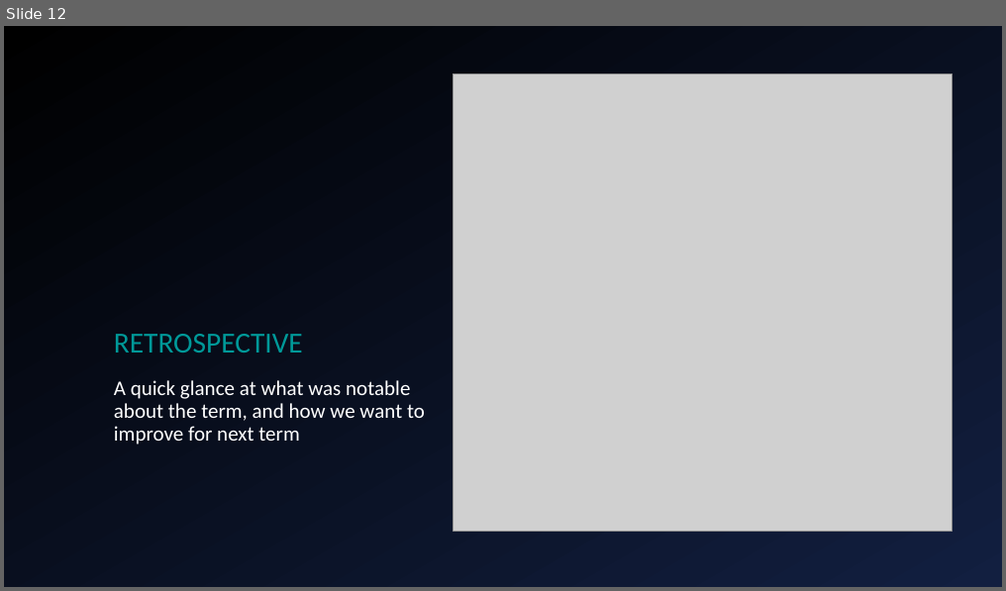
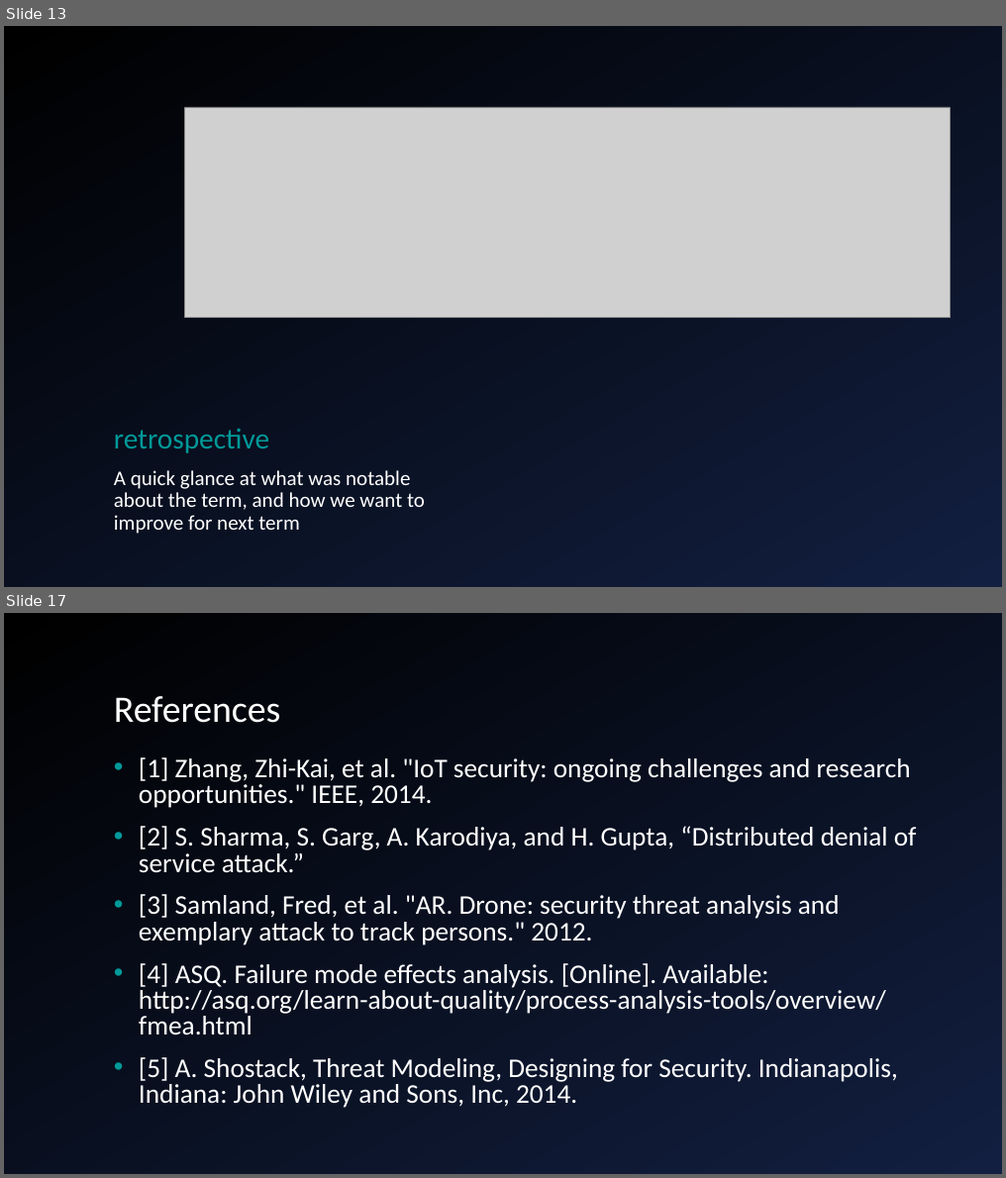
Before and after one commit to giacoppd/Security-For-Robotics, a slide deck: docs/progress_report/progress_report.ppt. Shown one above the other, each under a label of ours: slide 12 before the commit, slides 13 and 17 after it; the slides between them are not shown. The pictures are 1006x591 and 1006x1178 pixels, drawn with LibreOffice and Linux fonts; fonts in the diff are those of the drawing; grey boxes stand for pictures; background and template pictures are left out. Boxes give left, top, right and bottom in pixels: in the first picture for what was removed or moved away, otherwise in the second. Text is boxed around its words. In the diff, an @@ line names an element or a change of style, - is before the commit and + after.

```diff
--- a/docs/progress_report/progress_report.ppt
+++ b/docs/progress_report/progress_report.ppt
@@ slide 17 added at (x1=4, y1=613, x2=1002, y2=1174), background gradient #121F40 to #000000 @@
@@ title added at (x1=114, y1=696, x2=281, y2=723), 36 pt, text #FFFFFF @@
+References
@@ text added at (x1=139, y1=758, x2=917, y2=1108), 26 pt, text #FFFFFF @@
+• [1] Zhang, Zhi-Kai, et al. "IoT security: ongoing challenges and research opportunities." IEEE, 2014.
+• [2] S. Sharma, S. Garg, A. Karodiya, and H. Gupta, “Distributed denial of service attack.”
+• [3] Samland, Fred, et al. "AR. Drone: security threat analysis and exemplary attack to track persons." 2012.
+• [4] ASQ. Failure mode effects analysis. [Online]. Available: http://asq.org/learn-about-quality/process-analysis-tools/overview/fmea.html
+• [5] A. Shostack, Threat Modeling, Designing for Security. Indianapolis, Indiana: John Wiley and Sons, Inc, 2014.
@@ what was slide 12 is now slide 13 @@
@@ slide 13 changed as well @@
@@ background gradient #000000 to #121F40 to gradient #121F40 to #000000 @@
@@ picture removed at (x1=453, y1=74, x2=951, y2=531) @@
@@ picture added at (x1=184, y1=107, x2=949, y2=317) @@
@@ title at (x1=114, y1=429, x2=269, y2=454): text changed @@
-RETROSPECTIVE
+retrospective
@@ text "A quick glance at what ..." moved from (x1=114, y1=380, x2=425, y2=445) to (x1=114, y1=471, x2=425, y2=534) @@
```
Also in this commit, not shown: 11 other slides changed, 4 other slides added, 3 slides removed.
